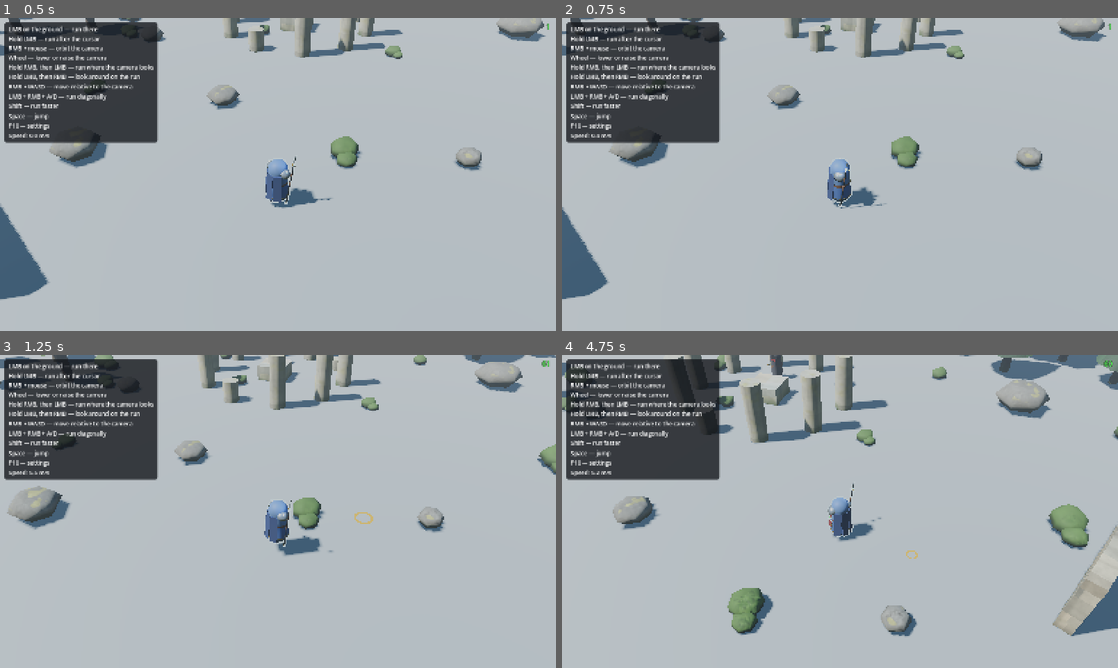
Above: before the commit, frames 1-4 (two rows, left to right).
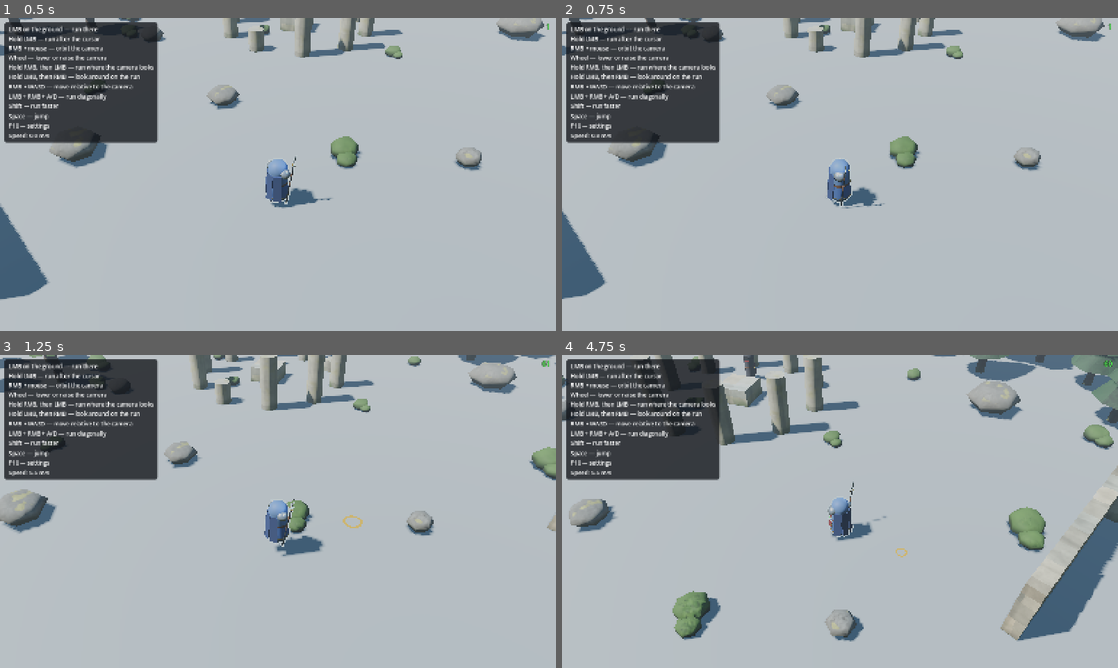
Above: after the commit, the same moments.

Repository: Maxwell-M1/iso_and_orbit_godot
Game: Godot game, scene res://gdscript/main.tscn
Same seed, same stepped clock (60 frames per second), same inputs: the game is played once before the commit and once after it.
Inputs (mouse positions are in pixels of both pictures, inside the frame that each line leads up to):
- Up to frame 1 (0.5 s): no input
- Up to frame 2 (0.75 s): tap Enter at 0.5 s; move the mouse to (962, 158) at 0.52 s; hold D (move_right) from 0.53 s (still down); right-click (962, 158) at 0.6 s; click (962, 158) at 0.67 s
- Up to frame 3 (1.25 s): keep holding D (move_right); tap Space (jump) at 0.77 s
- Up to frame 4 (4.75 s): release D (move_right) at 1.25 s; drag from (728, 527) to (812, 574) at 1.27 s; move the mouse to (895, 442) at 2.02 s; hold D (move_right) 2.03-2.75 s; tap Mouse wheel down (camera_zoom_out) at 2.1 s; click (895, 442) at 2.17 s; drag from (812, 574) to (673, 464) at 2.77 s; move the mouse to (1006, 558) at 3.52 s; hold A (move_left) 3.53-4.25 s; hold Shift (sprint) 3.53-4.25 s; click (1006, 558) at 3.67 s; tap Space (jump) at 3.77 s; drag from (673, 464) to (756, 433) at 4.27 s

Frame 1 is identical in both runs. In frame 2, 1.0% of the frame differs, in the area x 0-98%, y 0-90%; in frame 3, 6.5%; in frame 4, 19%, in the area x 0-100%, y 0-92%.

Commit message:
Demo hero: the addon's acceleration and braking
The hero's running settings set acceleration_time 0.35 s and stop_time
0.4 s over the script defaults of 0.18 s and 0.22 s, so the demo felt
heavier than a character built with the addon. Now it uses the
defaults: full speed in 0.18 s, a stop in 0.22 s. The resource stays,
so that the settings window changes the sprint and the backing up for
the hero alone.

Two checks no longer depend on how long the hero brakes: the new run
before the stop after looking around is a click, since a new hold now
becomes a hold only after the hero has stopped; a FOLLOW_POINT hold at
the feet is compared with its own creep before RMB.

Diff:
--- a/gdscript/player/player_locomotion.tres
+++ b/gdscript/player/player_locomotion.tres
@@ -4,6 +4,4 @@
 
 [resource]
 script = ExtResource("1_settings")
-acceleration_time = 0.35000000000000003
-stop_time = 0.4
 turn_speed = 12.566371
--- a/tests/camera_checks.gd
+++ b/tests/camera_checks.gd
@@ -453,8 +453,8 @@
 
 
 ## The follow turns the camera behind a run after the cursor. RMB pressed over that run looks around, and after it is
-## released, LMB held on, the camera stays where it was left while the run keeps its course; a new hold, started before
-## the character stops, brings the follow back.
+## released, LMB held on, the camera stays where it was left while the run keeps its course; a click ahead while the
+## character still brakes starts a new run and brings the follow back.
 func _check_look_around_waits() -> void:
 	print("\n== looking around on a run after the cursor with the follow on: the camera waits after the right button")
 	var default_time := _rig.follow_time
@@ -481,28 +481,31 @@
 	var stays := _camera_angle_to(Vector3.RIGHT)
 	var run_turn := _flat_angle(heading, _mover.get_heading())
 	var waiting := _rig.is_follow_waiting()
-	# A new hold while the character still brakes: the follow comes back without waiting for the stop.
+	# A click ahead while the character still brakes: a new run, and the follow comes back without waiting for the stop.
 	_send_button(MOUSE_BUTTON_LEFT, false, screen)
 	await _ticks(2)
-	_send_button(MOUSE_BUTTON_LEFT, true, screen)
-	await _ticks(14)
+	var ahead := _camera.unproject_position(_player.global_position + _mover.get_heading() * 8.0)
+	_send_motion(ahead, Vector2.ZERO)
+	_send_button(MOUSE_BUTTON_LEFT, true, ahead)
+	await _tree.physics_frame
+	_send_button(MOUSE_BUTTON_LEFT, false, ahead)
+	await _ticks(2)
 	var speed_at_new_run := _mover.get_speed()
 	var waiting_on_new_run := _rig.is_follow_waiting()
 	await _ticks(60)
 	var new_run_lag := _flat_angle(_camera_forward(), _mover.get_heading())
-	_send_button(MOUSE_BUTTON_LEFT, false, screen)
-	await _ticks_until_stopped(60)
+	await _ticks_until_stopped(180)
 	_rig.follow_movement = false
 	_rig.follow_time = default_time
 	print(("the camera %.1f deg off the run before RMB; left %.1f deg off, 1 s later %.1f deg, waiting %s, the run " +
-			"turned %.2f deg from before RMB; a new hold at %.1f m/s: waiting %s, the camera %.1f deg off the run " +
+			"turned %.2f deg from before RMB; a click ahead at %.1f m/s: waiting %s, the camera %.1f deg off the run " +
 			"1 s later") % [behind, left_at, stays, waiting, run_turn, speed_at_new_run, waiting_on_new_run,
 		new_run_lag])
 	_expect(behind < 5.0, "the follow turns the camera behind the run after the cursor")
 	_expect(left_at > 50.0 and absf(stays - left_at) < 1.0 and waiting and run_turn < 2.0,
 			"after looking around, the camera stays where it was left while the run keeps its course with LMB held")
 	_expect(speed_at_new_run > _rig.follow_min_speed and not waiting_on_new_run and new_run_lag < 5.0,
-			"a new hold before the stop brings the follow back")
+			"a new run before the stop (a click ahead) brings the follow back")
 
 
 ## Presses the right button for [param ticks] ticks without moving the mouse. Returns whether the follow waits after
--- a/tests/input_checks.gd
+++ b/tests/input_checks.gd
@@ -133,7 +133,8 @@
 	print("   target ahead of the player (every 10th tick), m: %s" % _fmt(_every(lead, 10)))
 	print("after release: ran %.2f m more in %.2f s, speeds (every 3rd): %s" % [
 		_flat_distance(release_position, _player.global_position), after.size() * DT, _fmt(_every(after, 3))])
-	# The character starts running when the press becomes a hold (hold_delay 0.2 s) and accelerates for 0.35 s.
+	# The character starts running when the press becomes a hold (hold_delay 0.2 s) and reaches full speed in
+	# acceleration_time.
 	_expect(_min(speeds.slice(45)) > 0.9 * _mover.settings.max_speed, "keeps running while held")
 	_expect(not _mover.has_destination() and _mover.get_speed() == 0.0, "stops after release")
 	if stop_on_release:
@@ -462,7 +463,7 @@
 	_expect(after_cursor < 2.0, "RMB pressed after the cursor has taken the run over: looking around")
 	_expect(keys_turn < 1.0, "while looking around the keys do nothing")
 	_expect(stop >= 0.0 and stop <= _mover.settings.stop_time + 0.1, "LMB released while looking around stops the run")
-	_expect(speed_before < 1.0 and fastest < speed_before + 0.1,
+	_expect(speed_before < 0.5 * _mover.settings.max_speed and fastest < speed_before + 0.1,
 			"FOLLOW_POINT: a hold with the cursor at the feet does not run off when RMB looks around")
 
 
